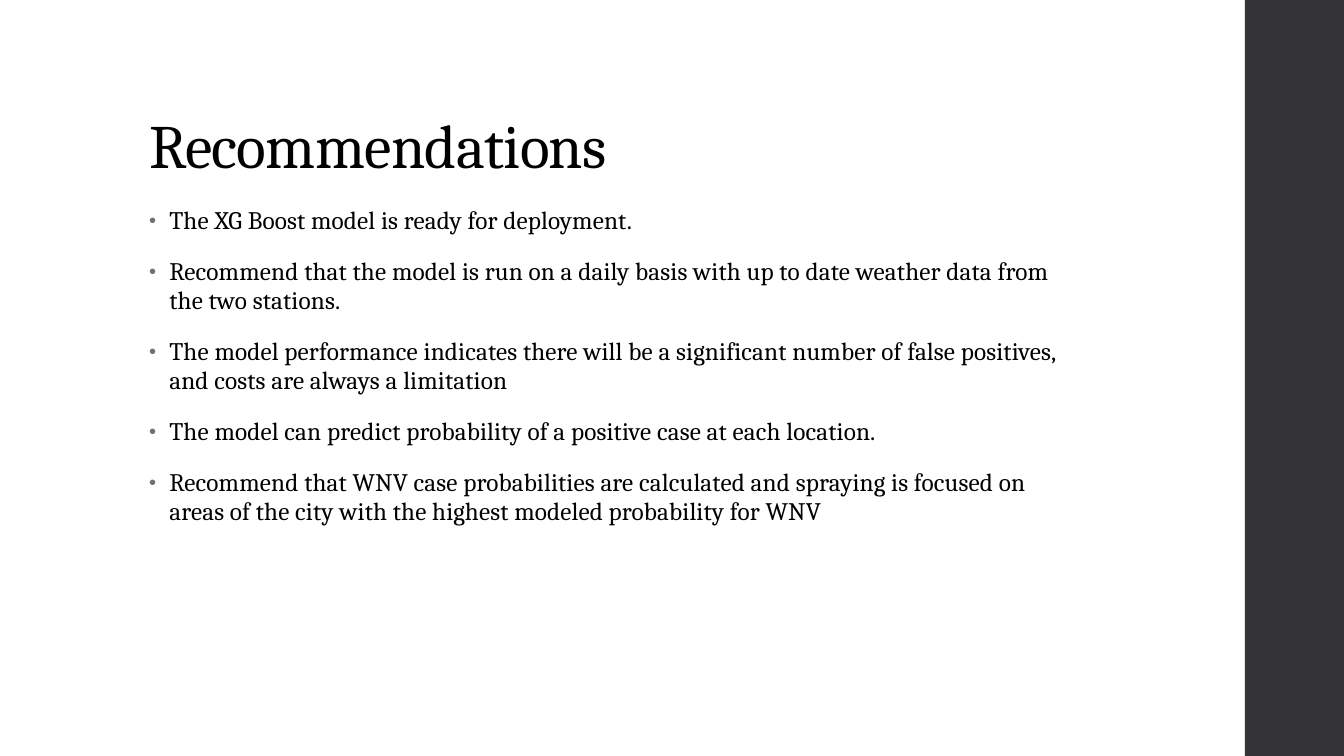
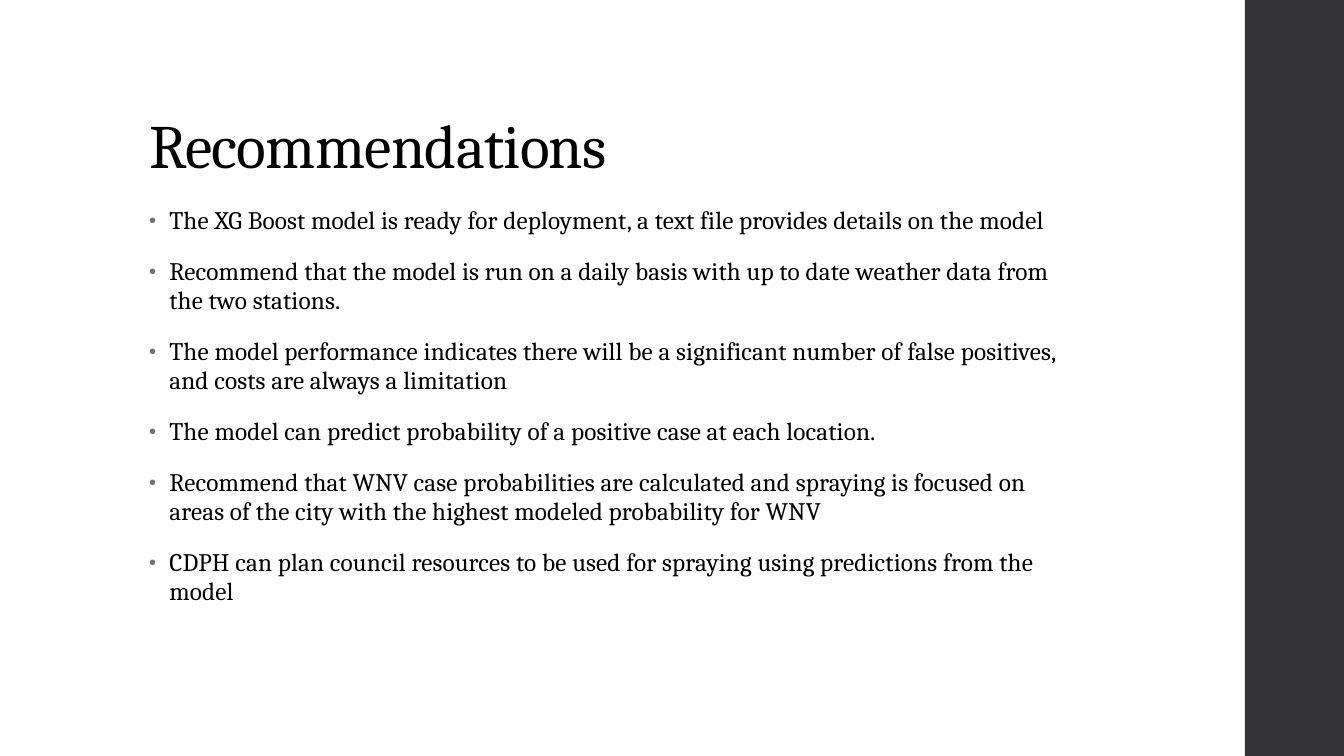
Before and after one commit to b-c-murphy/Springboard-Capstone-2, a slide deck: slide 12 of Capstone 2 WNV.pptx. Drawn at 1344x756 pixels with LibreOffice and Linux fonts; fonts in the diff are those of the drawing. Boxes give left, top, right and bottom in pixels: in the first picture for what was removed or moved away, otherwise in the second. Text is boxed around its words. In the diff, an @@ line names an element or a change of style, - is before the commit and + after.

```diff
--- a/Capstone 2 WNV.pptx
+++ b/Capstone 2 WNV.pptx
@@ text at bbox=[169, 211, 1043, 235]: text changed @@
-• The XG Boost model is ready for deployment.
+• The XG Boost model is ready for deployment, a text file provides details on the model
@@ text at bbox=[169, 553, 1033, 600]: paragraph added @@
+• CDPH can plan council resources to be used for spraying using predictions from the model
```
Also in this commit, not shown: 2 other slides changed, 16 other files.
